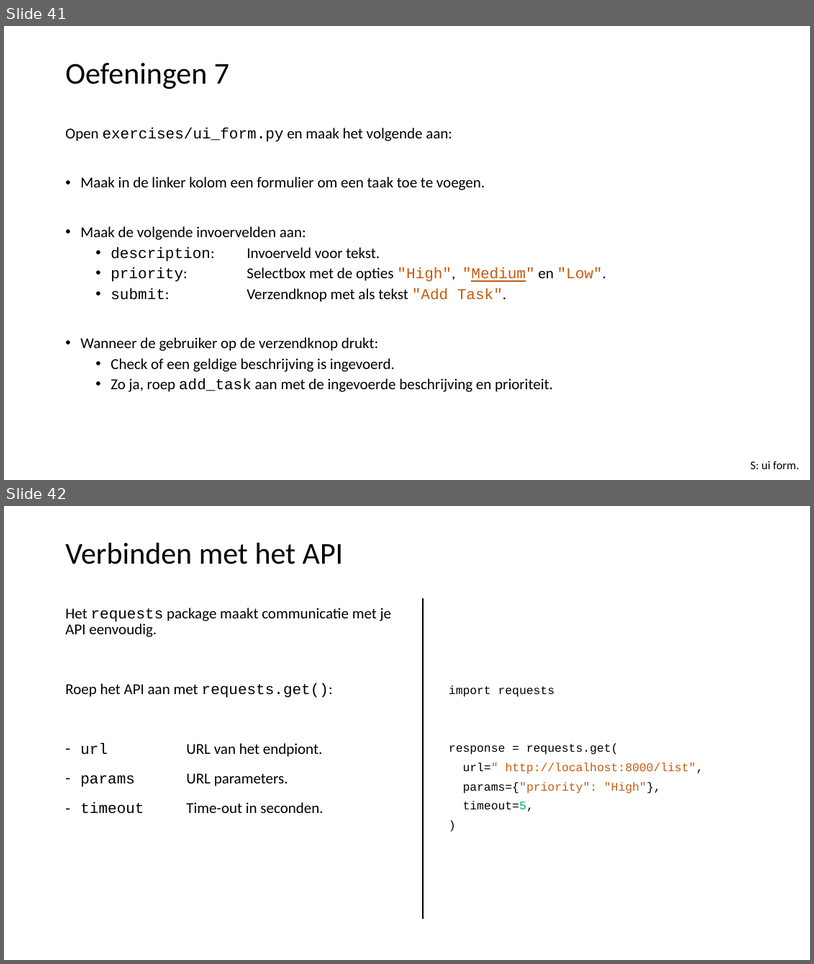
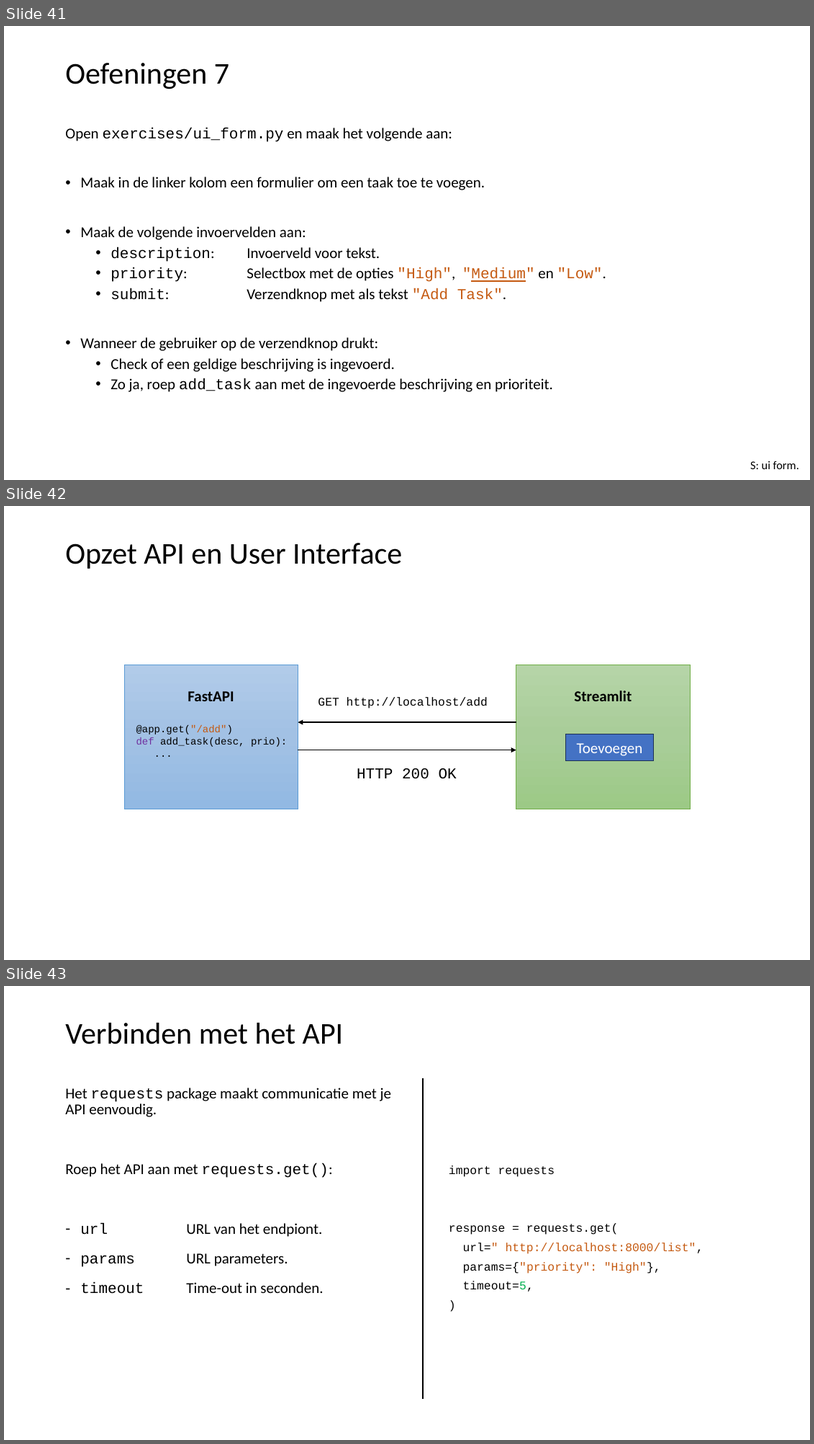
Before and after one commit to LFKoning/knowledge-sharing, a slide deck: python_course_4p/4_fastapi_streamlit/4_fastapi_streamlit.pptx. Shown one above the other, each under a label of ours: slides 41 and 42 before the commit, slides 41, 42 and 43 after it. The pictures are 814x964 and 814x1444 pixels, drawn with LibreOffice and Linux fonts; fonts in the diff are those of the drawing. Boxes give left, top, right and bottom in pixels: in the first picture for what was removed or moved away, otherwise in the second. Text is boxed around its words. In the diff, an @@ line names an element or a change of style, - is before the commit and + after.

```diff
--- a/python_course_4p/4_fastapi_streamlit/4_fastapi_streamlit.pptx
+++ b/python_course_4p/4_fastapi_streamlit/4_fastapi_streamlit.pptx
@@ slide 42 added at (4, 506, 810, 960), background #FFFFFF @@
@@ title added at (65, 543, 402, 569), 36 pt, text #000000 @@
+Opzet API en User Interface
@@ rectangle added at (124, 665, 298, 809), fill gradient #B1CBE9 to #A3C1E5 to #93B9E4, outline #5B9BD5 0.5 pt, 12 pt, text #000000 @@
+FastAPI
+@app.get("/add")
+def add_task(desc, prio):
+...
@@ rectangle added at (517, 665, 691, 809), fill gradient #B5D5A7 to #AACE9A to #9CC987, outline #70AD47 0.5 pt, 18 pt, text #000000, bold @@
+Streamlit
@@ text added at (318, 697, 488, 708), 14 pt, text #000000 @@
+GET http://localhost/add
@@ arrow added from (517, 722) to (298, 722), #000000 1.5 pt @@
@@ rectangle added at (566, 734, 654, 761), fill #4472C4, outline #1E3256 1 pt, 18 pt, text #FFFFFF @@
+Toevoegen
@@ arrow added from (298, 750) to (517, 750), #000000 1.5 pt @@
@@ text added at (357, 768, 457, 779), 18 pt, text #000000 @@
+HTTP 200 OK
@@ what was slide 42 is now slide 43 @@
```
Also in this commit, not shown: 2 slides changed, 1 other file.
